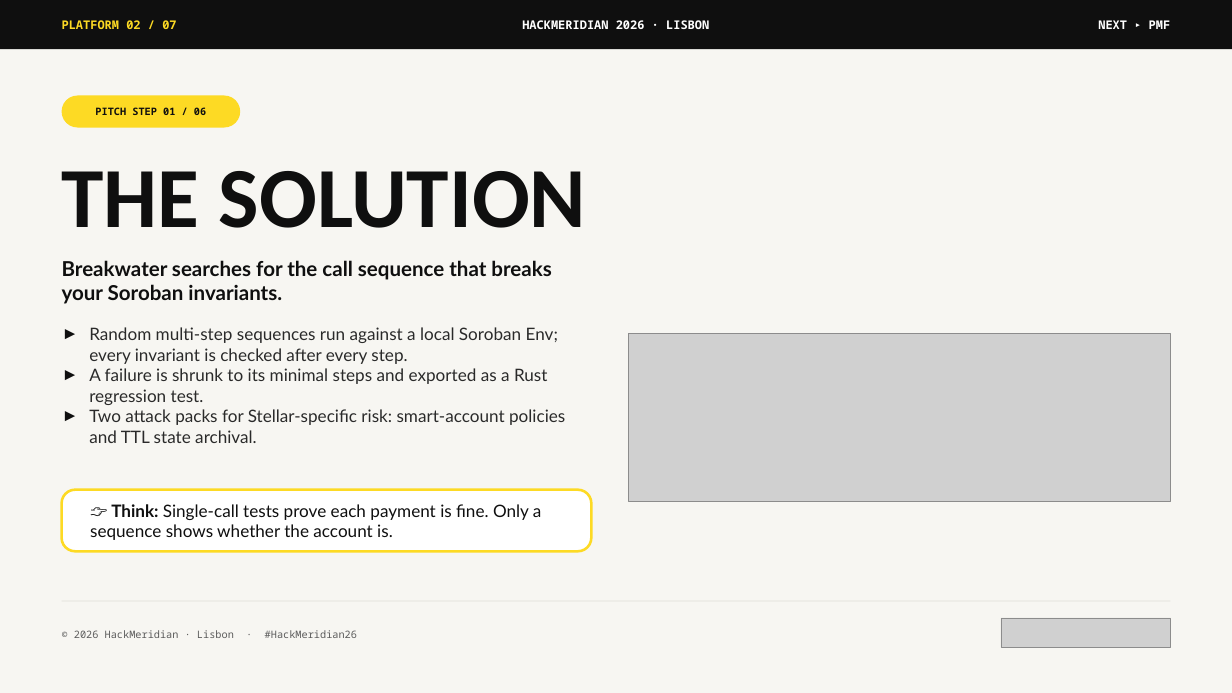
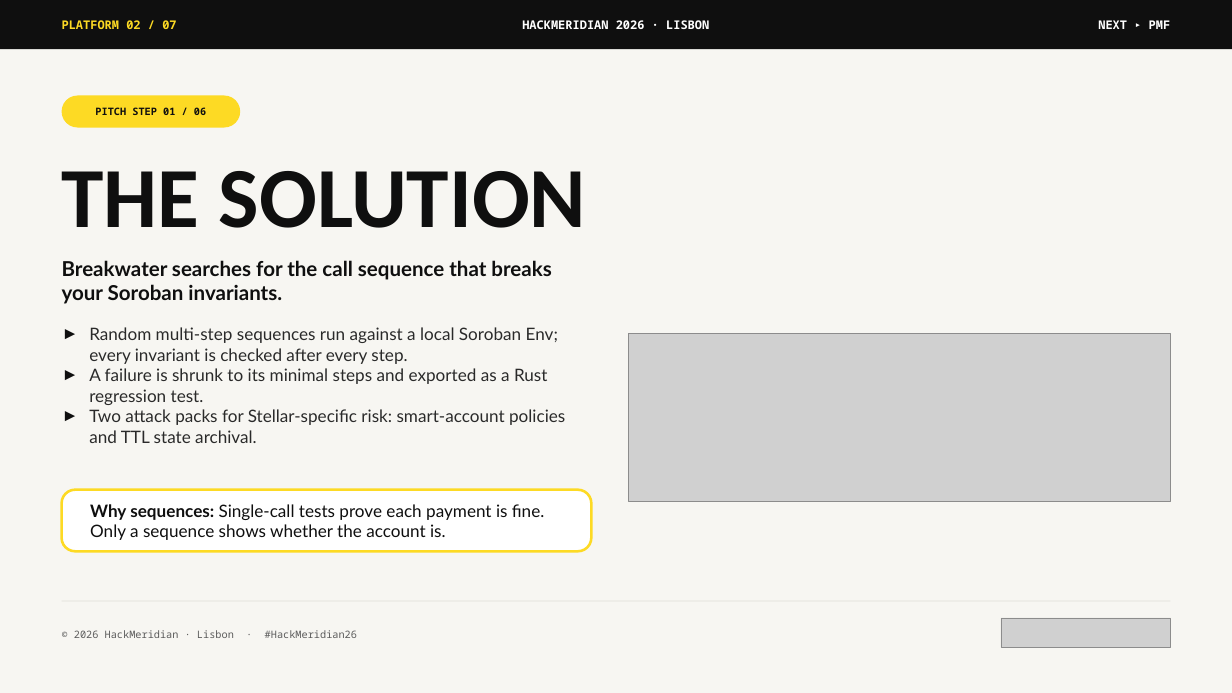
Before and after one commit to Belvast-Innovation/Breakwater, a slide deck: slide 2 of docs/deck/breakwater-pitch.pptx. Drawn at 1232x693 pixels with LibreOffice and Linux fonts; fonts in the diff are those of the drawing; grey boxes stand for pictures. Boxes give left, top, right and bottom in pixels: in the first picture for what was removed or moved away, otherwise in the second. Text is boxed around its words. In the diff, an @@ line names an element or a change of style, - is before the commit and + after.

```diff
--- a/docs/deck/breakwater-pitch.pptx
+++ b/docs/deck/breakwater-pitch.pptx
@@ text in rounded rectangle at (x1=90, y1=504, x2=544, y2=540): text changed @@
-👉 Think: Single-call tests prove each payment is fine. Only a sequence shows whether the account is.
+Why sequences: Single-call tests prove each payment is fine. Only a sequence shows whether the account is.
```
Also in this commit, not shown: 6 other slides changed, 5 other files.
